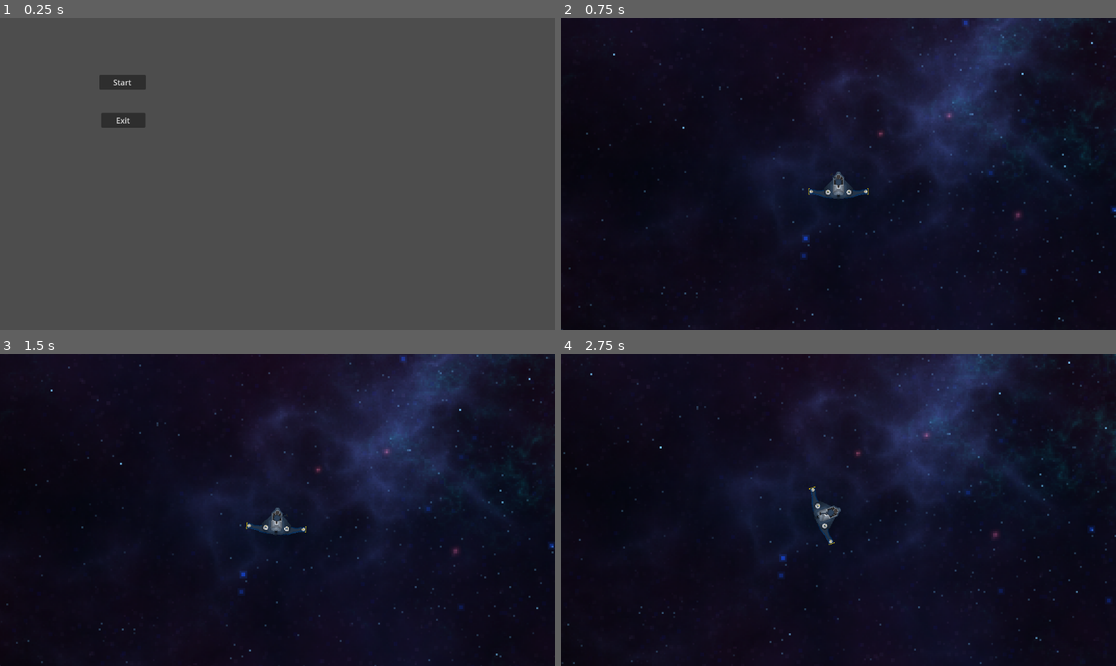
Above: before the commit, frames 1-4 (two rows, left to right).
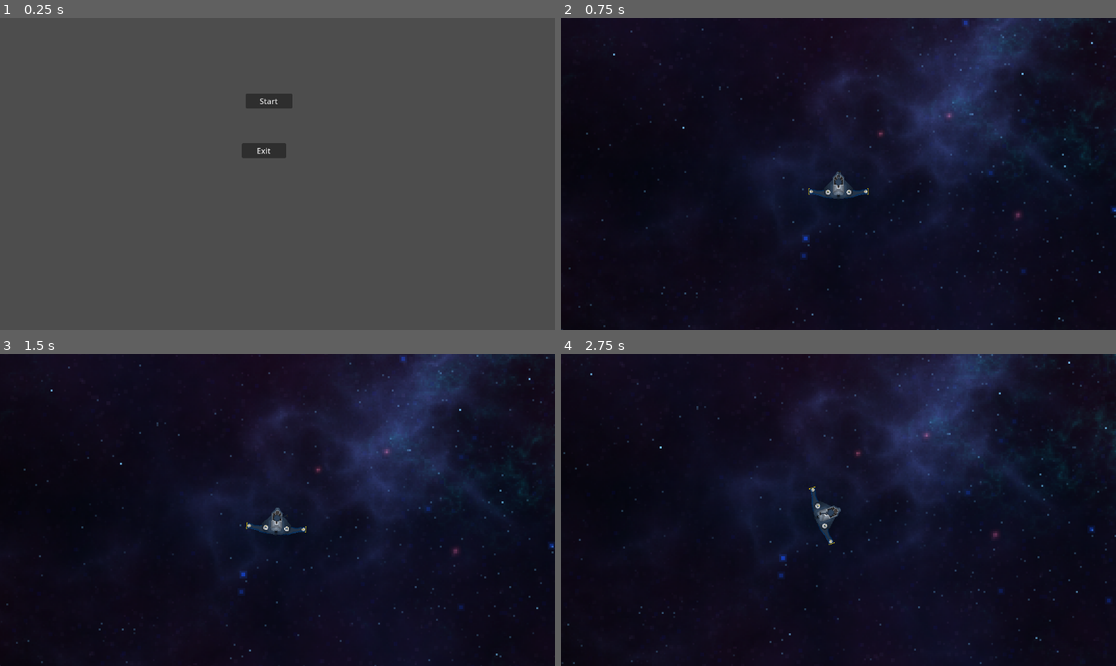
Above: after the commit, the same moments.

Repository: Old-Rusty/Terminal-End
Game: Godot game, scene res://scenes/start_screen.tscn
Same seed, same stepped clock (60 frames per second), same inputs: the game is played once before the commit and once after it. The engine's default icon, where the game draws it, is replaced by a stand-in: a white triangle on a blue panel in a dark square.
Inputs (mouse positions are in pixels of both pictures, inside the frame that each line leads up to):
- Up to frame 1 (0.25 s): no input
- Up to frame 2 (0.75 s): click "Start" at 0.5 s
- Up to frame 3 (1.5 s): tap Enter at 1.25 s; move the mouse to (399, 494) at 1.27 s; press the mouse at (399, 494) at 1.28 s; hold D (move_right) from 1.28 s (still down)
- Up to frame 4 (2.75 s): move the mouse to (727, 525) at 2.02 s; release D (move_right) at 2.03 s; release the mouse at (727, 525) at 2.03 s; hold S (move_down) from 2.03 s (still down); click (727, 525) at 2.1 s

The runs differ from the first frame. In frame 1, 1.5% of the frame differs, in the area x 17-53%, y 18-45%; in frame 2, less than 0.1%; in frame 3, less than 0.1%; in frame 4, nothing differs.

Commit message:
Update start_screen.tscn

Diff:
--- a/scenes/start_screen.tscn
+++ b/scenes/start_screen.tscn
@@ -6,18 +6,18 @@
 script = ExtResource("1_w2v6w")
 
 [node name="Button" type="Button" parent="."]
-offset_left = 210.0
-offset_top = 197.0
-offset_right = 302.0
-offset_bottom = 228.0
+offset_left = 502.0
+offset_top = 260.0
+offset_right = 594.0
+offset_bottom = 291.0
 text = "Exit
 "
 
 [node name="Button2" type="Button" parent="."]
-offset_left = 206.0
-offset_top = 118.0
-offset_right = 303.0
-offset_bottom = 149.0
+offset_left = 510.0
+offset_top = 157.0
+offset_right = 607.0
+offset_bottom = 188.0
 text = "Start"
 
 [connection signal="pressed" from="Button" to="." method="_on_button_pressed"]
